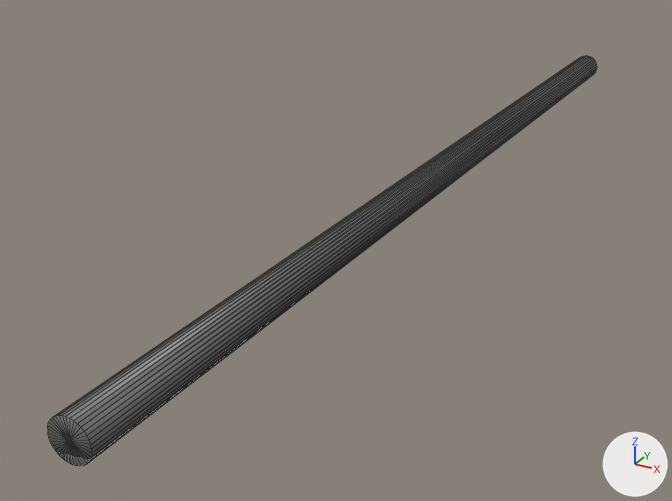
The OBJ model phoebe_mujoco_config/description/assets/full/axle.obj, before and after one commit.
Rendered twice from a 50 mm lens placed at (0.266, -0.664, 0.24), pointed at (-0.064, -0.065, -0.06). Lighting does not change. The marker at lower right points along +X, +Y and +Z. The picture after the commit comes second. Mesh edges are drawn as thin lines. Where no turn or scale is listed for an object, it has been applied to the vertices. Vertices at exactly the same position are counted once.

Objects in the first picture: 'axle'.
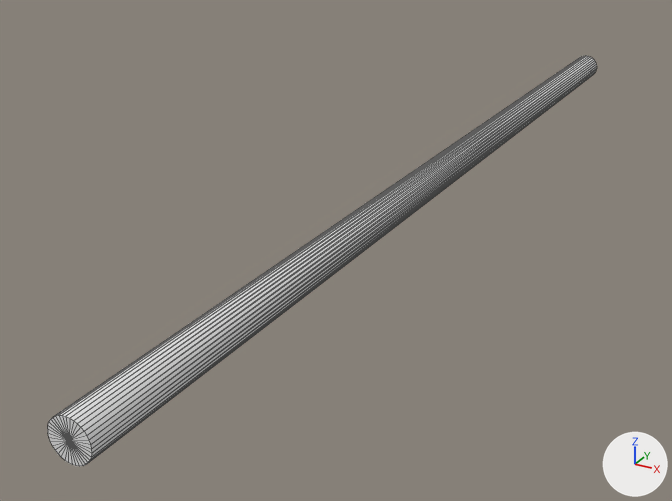
Pixel boxes (x1, y1, x2, y2) of what changed, in the pictures (672 x 501 px):
```json
{"object": "axle", "change": "recoloured, shading changed", "before": [48, 56, 597, 466], "after": [48, 56, 597, 466]}
```

Edits to the scene script, one JSON object a line:
```json
{"op": "add", "block": "mat_mtl_axle", "code": ["mat_mtl_axle = principled_material('mtl_axle')", "mat_mtl_axle.base_color = (0.8, 0.8, 0.8)  # white #e7e7e7", "mat_mtl_axle.roughness = 1.0"]}
{"block": "me_axle", "where": "me_axle.from_pydata(...)  # 74 vertices, 144 faces; spans x -0.013..0.013, y -0.423..0.423, z -0.013..0.013"}
{"block": "me_axle", "where": "# used by ob_axle; location = (0.0, 0.0, 0.0)"}
{"op": "remove", "block": "me_axle", "code": "me_axle.materials.append(mat_new_mat_color_004)  # dark grey #6c6c6c"}
{"block": "me_axle", "change": "me_axle part 1: all faces are now shaded flat (144 of 144 changed)"}
{"op": "add", "block": "me_axle", "code": "me_axle.materials.append(mat_mtl_axle)  # white #e7e7e7"}
```
